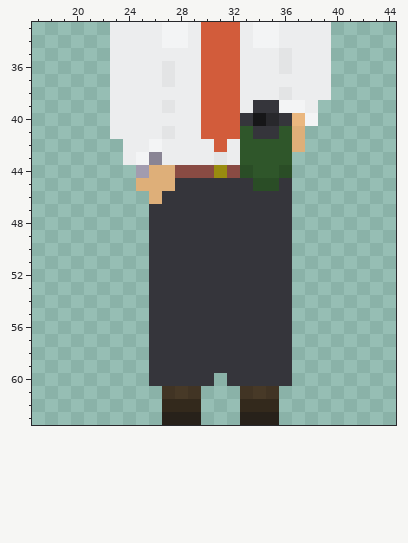
Two states of a pixel-art file, Assets/art/hamilton/Characters/Banker2.aseprite. The picture above was drawn from the file before the commit.
64x64 pixels, 1 frame. Pixels under 10% opacity are left out. Colours within 5 levels of each other are drawn and written as one. Shown: x 17..44, y 33..63.
Once edited:
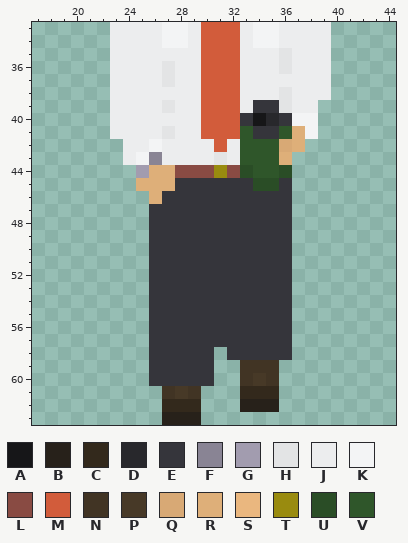
Palette (. is transparent): A #161618  B #27211a  C #33291c  D #28282c  E #35353b  F #898494  G #a29caf  H #e3e4e5  J #ecedee  K #f3f4f5  L #894b43  M #d25c3b  N #413424  P #473927  Q #d8a975  R #deaf79  S #eab77f  T #998b0f  U #2a4d26  V #2f562a
Diff:
@@ x 34..40 @@
 38 JJHJJJ.
-39 EEKKJ..
-40 ADESK..
-41 EEVR...
-42 VVVR...
-43 VVV....
+39 EEHJJ..
+40 ADEKK..
+41 EEVRK..
+42 VVQR...
+43 VVR....
 44 VVU....
@@ x 29..38 @@
 57 EEEEEEEE..
-58 EEEEEEEE..
-59 EEEEEEEE..
-60 EE.EEEEE..
-61 N...NPN...
-62 C...CCC...
-63 B...BBB...
+58 EE.EEEEE..
+59 EE..NNN...
+60 EE..NPN...
+61 N...CCC...
+62 C...BBB...
+63 B.........
Changed places in both pictures, as pixel boxes (x1, y1, x2, y2):
changed: (279, 100, 318, 165)
changed: (214, 347, 292, 425)
